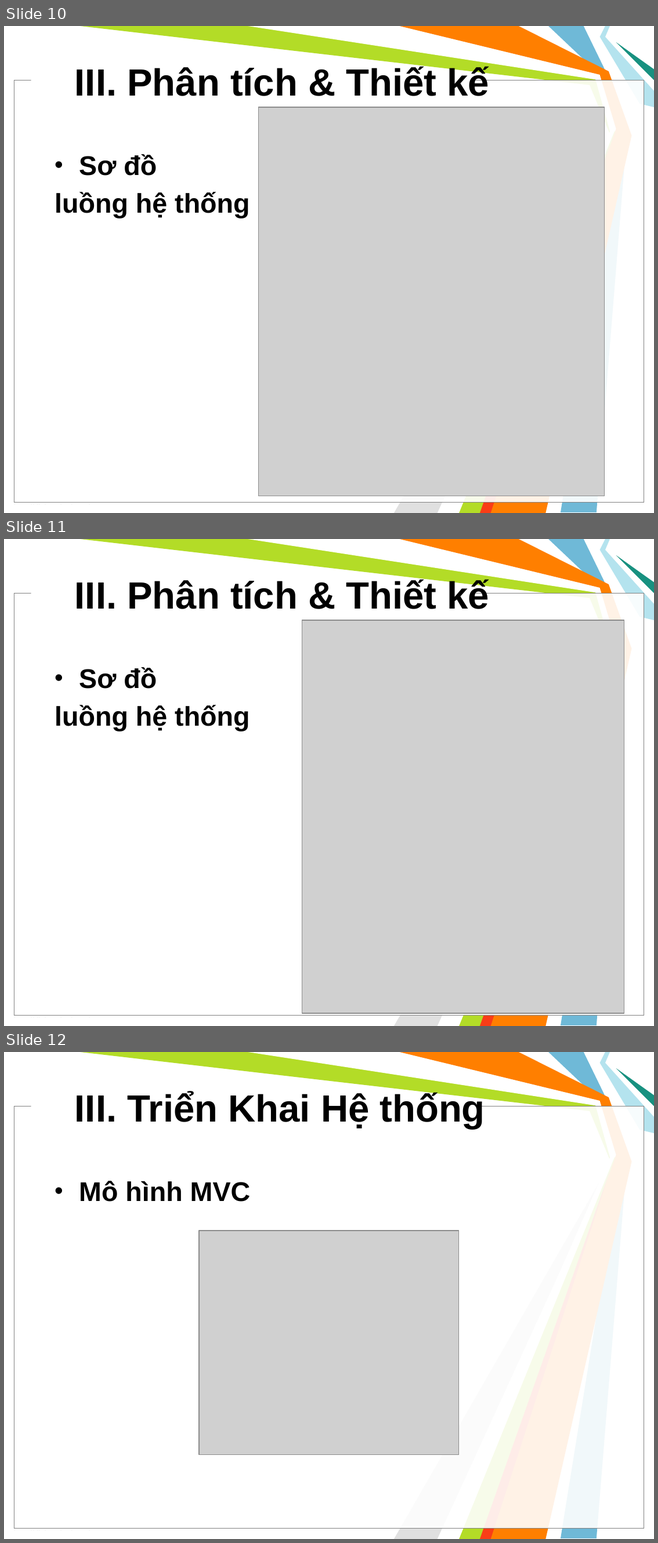
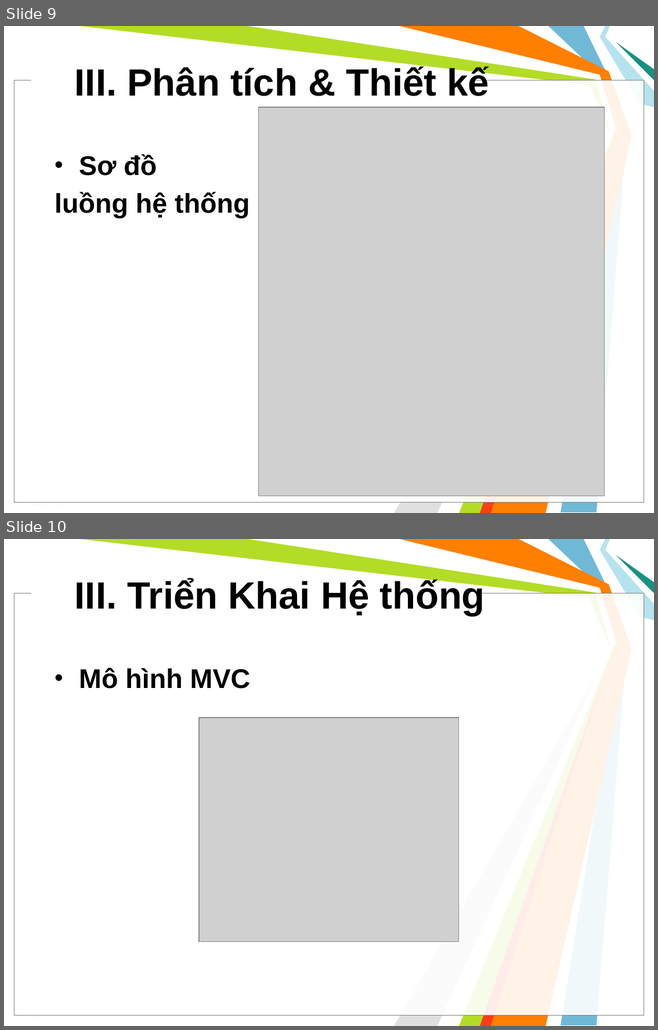
Before and after one commit to vuong14t1/DATN, a slide deck: baocao/bao cao thu.pptx. Shown one above the other, each under a label of ours: slides 10, 11 and 12 before the commit, slides 9 and 10 after it. The pictures are 658x1543 and 658x1030 pixels, drawn with LibreOffice and Linux fonts; fonts in the diff are those of the drawing; grey boxes stand for pictures; background and template pictures are left out. Boxes give left, top, right and bottom in pixels: in the first picture for what was removed or moved away, otherwise in the second. Text is boxed around its words. In the diff, an @@ line names an element or a change of style, - is before the commit and + after.

```diff
--- a/baocao/bao cao thu.pptx
+++ b/baocao/bao cao thu.pptx
@@ slide 11 removed at <box>4,539,654,1026</box>, background #FFFFFF; not listed: 13 template elements that a slide beside it also shows @@
@@ title removed at <box>75,578,489,609</box> @@
-III. Phân tích & Thiết kế
@@ picture removed at <box>302,620,623,1013</box> @@
@@ text removed at <box>54,667,249,732</box> @@
-• Sơ đồ
-luồng hệ thống
@@ what was slide 10 is now slide 9 @@
@@ what was slide 12 is now slide 10 @@
```
Also in this commit, not shown: 1 slide changed, 1 other slide removed, 2 other files.
